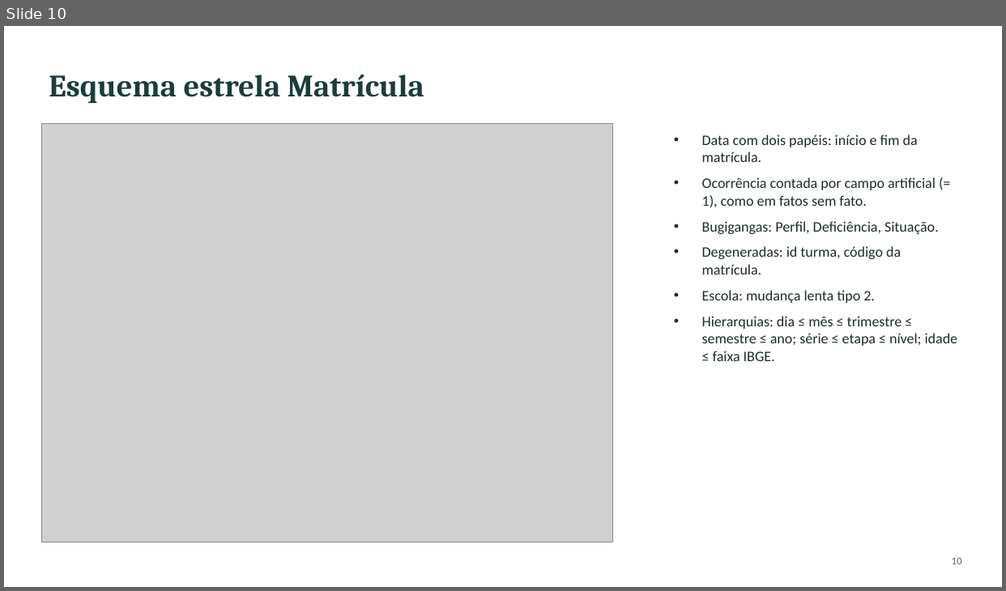
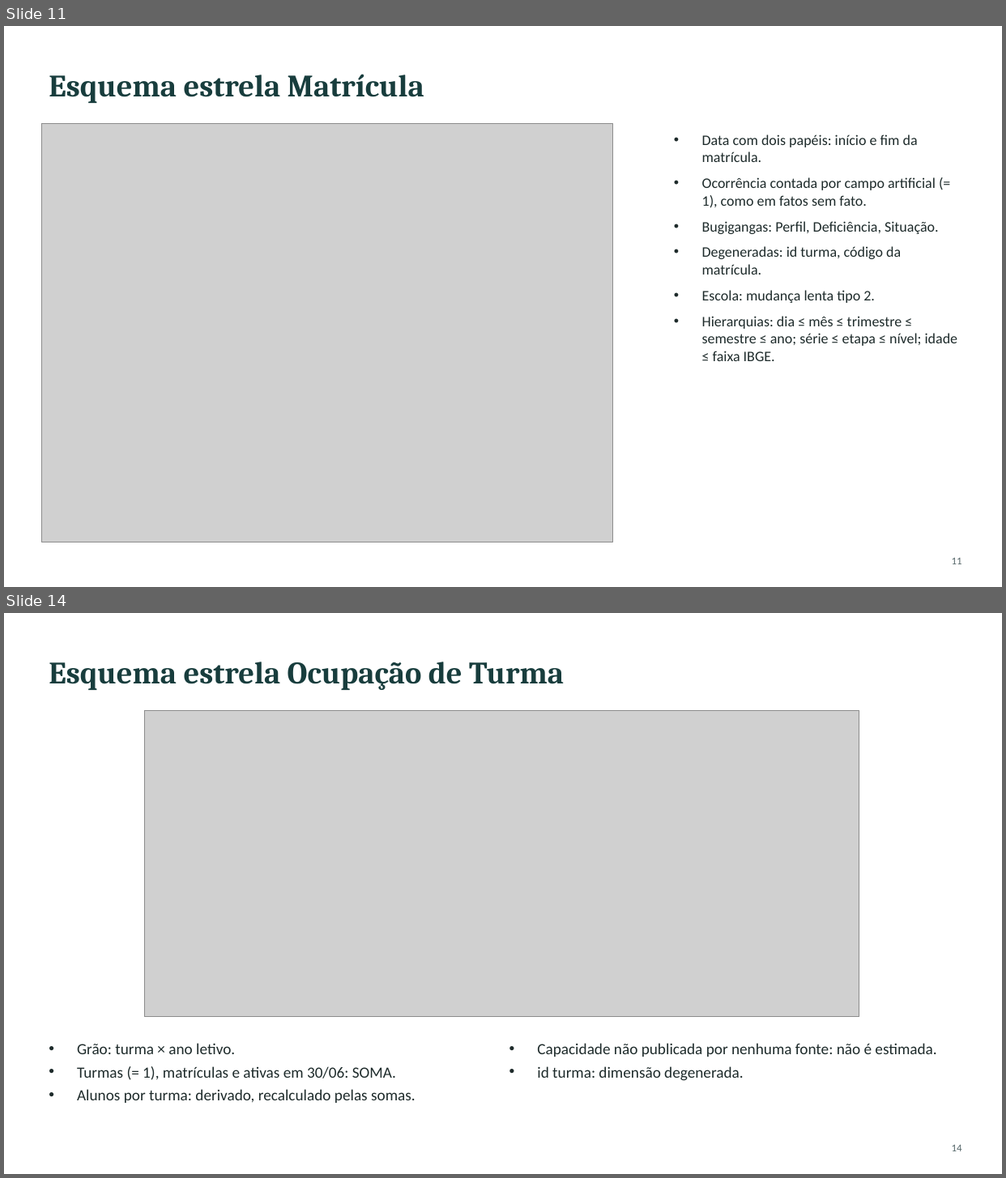
Before and after one commit to kevennlaranjeira/OLAP2026, a slide deck: docs/apresentacao/apresentacao-projeto1.pptx. Shown one above the other, each under a label of ours: slide 10 before the commit, slides 11 and 14 after it; the slides between them are not shown. The pictures are 1006x591 and 1006x1178 pixels, drawn with LibreOffice and Linux fonts; fonts in the diff are those of the drawing; grey boxes stand for pictures. Boxes give left, top, right and bottom in pixels: in the first picture for what was removed or moved away, otherwise in the second. Text is boxed around its words. In the diff, an @@ line names an element or a change of style, - is before the commit and + after.

```diff
--- a/docs/apresentacao/apresentacao-projeto1.pptx
+++ b/docs/apresentacao/apresentacao-projeto1.pptx
@@ slide 14 added at box(4, 613, 1002, 1174), background #FFFFFF @@
@@ text added at box(49, 662, 564, 690), 30 pt, text #183D3D, bold @@
+Esquema estrela Ocupação de Turma
@@ picture added at box(145, 710, 859, 1017) @@
@@ text added at box(77, 1043, 415, 1103), 15 pt, text #1E2B2B @@
+• Grão: turma × ano letivo.
+• Turmas (= 1), matrículas e ativas em 30/06: SOMA.
+• Alunos por turma: derivado, recalculado pelas somas.
@@ text added at box(537, 1043, 936, 1081), 15 pt, text #1E2B2B @@
+• Capacidade não publicada por nenhuma fonte: não é estimada.
+• id turma: dimensão degenerada.
@@ text added at box(952, 1145, 962, 1152), 10 pt, text #56676A @@
+14
@@ what was slide 10 is now slide 11 @@
@@ slide 11 changed as well @@
@@ text at box(952, 558, 962, 565): text changed @@
-10
+11
```
Also in this commit, not shown: 12 other slides changed, 6 other slides added, 3 slides removed, 3 other files.
